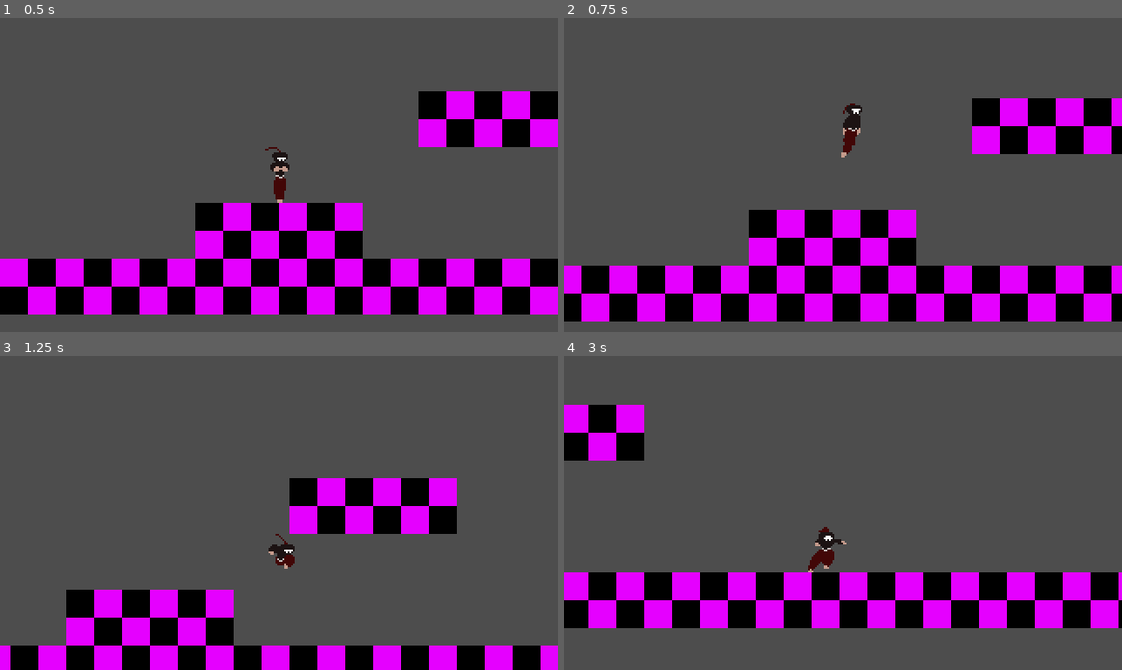
Above: before the commit, frames 1-4 (two rows, left to right).
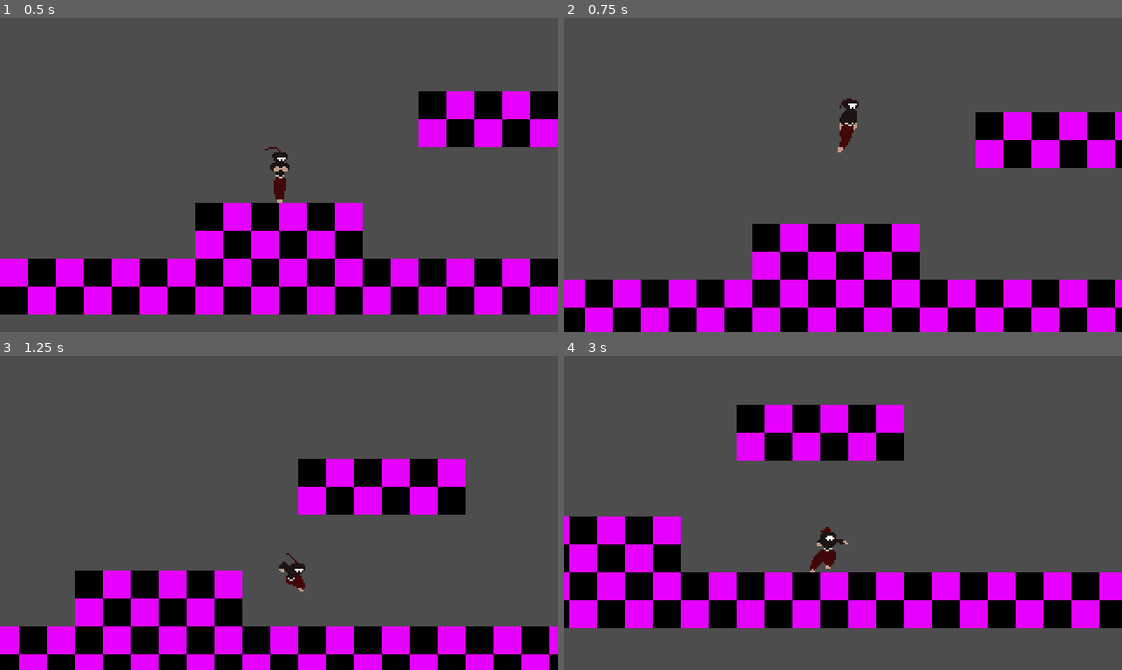
Above: after the commit, the same moments.

Repository: lowercasewords/shinobi-strike
Game: Godot game, scene res://scenes/levels/test_map.tscn
The game is run twice, just before and just after one commit, with the same random seed, the same clock (stepped at 60 frames per second) and the same inputs.
Inputs:
- Up to frame 1 (0.5 s): no input
- Up to frame 2 (0.75 s): tap Enter (ui_accept) at 0.5 s; hold Right (ui_right) from 0.53 s (still down)
- Up to frame 3 (1.25 s): keep holding Right (ui_right); tap Enter (ui_accept) at 0.77 s
- Up to frame 4 (3 s): tap Enter (ui_accept) at 1.52 s; release Right (ui_right) at 2.03 s; hold Left (ui_left) 2.03-2.78 s; hold Right (ui_right) from 2.78 s (still down)

Frame 1 is identical in both runs. In frame 2, 20% of the frame differs, in the area x 0-100%, y 25-100%; in frame 3, 20%; in frame 4, 24%, in the area x 0-100%, y 15-87%.

Commit message:
adjusted friction and acceleration be to be more responsive and less slippery, added a new fall animation, and made some tweaks to the player's jump and land states to improve the feel of the controls.

Diff:
--- a/project.godot
+++ b/project.godot
@@ -20,7 +20,7 @@
 window/size/viewport_width=320
 window/size/viewport_height=180
 window/size/window_width_override=1920
-window/size/window_height_override=1080
+window/size/window_height_override=720
 window/stretch/mode="viewport"
 window/stretch/scale_mode="integer"
 
--- a/scenes/player/Player.tscn
+++ b/scenes/player/Player.tscn
@@ -5,6 +5,8 @@
 [ext_resource type="Texture2D" uid="uid://bnj8pgapekeag" path="res://assets/sprites/player/player_fall_1.png" id="2_qsmrd"]
 [ext_resource type="Texture2D" uid="uid://df1n4onmri7yu" path="res://assets/sprites/player/player_stand_2.png" id="2_tpg5x"]
 [ext_resource type="Texture2D" uid="uid://clnmcfyounb31" path="res://assets/sprites/player/player_stand_3.png" id="3_c3xxp"]
+[ext_resource type="Texture2D" uid="uid://dttnn0ar6ir6e" path="res://assets/sprites/player/player_fall_2.png" id="3_ye1dr"]
+[ext_resource type="Texture2D" uid="uid://dhmjd1x5hyivp" path="res://assets/sprites/player/player_fall_3.png" id="4_bvphr"]
 [ext_resource type="Texture2D" uid="uid://csnowq2mpbgja" path="res://assets/sprites/player/player_stand_4.png" id="4_npwbq"]
 [ext_resource type="Texture2D" uid="uid://df707f7n24d1o" path="res://assets/sprites/player/player_stand_5.png" id="5_v42im"]
 [ext_resource type="Texture2D" uid="uid://fyroju00wulk" path="res://assets/sprites/player/player_walk_1.png" id="7_20koh"]
@@ -15,10 +17,9 @@
 [ext_resource type="Texture2D" uid="uid://bwl4adjgyisbc" path="res://assets/sprites/player/player_jump_3.png" id="9_p1lr0"]
 [ext_resource type="Texture2D" uid="uid://b63a6728t0j6c" path="res://assets/sprites/player/player_walk_3.png" id="9_rn7t0"]
 [ext_resource type="Texture2D" uid="uid://c5ggj6b33pbyb" path="res://assets/sprites/player/player_walk_4.png" id="10_8qjgm"]
-[ext_resource type="Texture2D" uid="uid://b4fk6117qyrsg" path="res://assets/sprites/player/player_jump_windup_1.png" id="10_ro0t8"]
-[ext_resource type="Texture2D" uid="uid://6ssnw87rl0xq" path="res://assets/sprites/player/player_jump_windup_2.png" id="11_8nn5r"]
+[ext_resource type="Texture2D" uid="uid://b4fk6117qyrsg" path="res://assets/sprites/player/player_jump_windup_2.png" id="10_ro0t8"]
+[ext_resource type="Texture2D" uid="uid://6ssnw87rl0xq" path="res://assets/sprites/player/player_jump_windup_1.png" id="11_8nn5r"]
 [ext_resource type="Script" uid="uid://bedamvreg4ic1" path="res://scenes/player/idle_state.gd" id="12_20koh"]
-[ext_resource type="Texture2D" uid="uid://bu73a1ixbigbm" path="res://assets/sprites/player/player_jump_windup_3.png" id="12_kvwax"]
 [ext_resource type="Script" uid="uid://bt4sxdqgb50lo" path="res://scenes/player/walk_state.gd" id="13_ov1oi"]
 [ext_resource type="Texture2D" uid="uid://buswhidteaars" path="res://assets/sprites/player/player_land_1.png" id="13_ro0t8"]
 [ext_resource type="Texture2D" uid="uid://chw05i2p6bd6n" path="res://assets/sprites/player/player_land_2.png" id="14_8nn5r"]
@@ -38,10 +39,16 @@
 "frames": [{
 "duration": 1.0,
 "texture": ExtResource("2_qsmrd")
+}, {
+"duration": 1.0,
+"texture": ExtResource("3_ye1dr")
+}, {
+"duration": 1.0,
+"texture": ExtResource("4_bvphr")
 }],
 "loop": true,
 "name": &"fall",
-"speed": 5.0
+"speed": 10.0
 }, {
 "frames": [{
 "duration": 1.0,
@@ -79,17 +86,14 @@
 }, {
 "frames": [{
 "duration": 1.0,
+"texture": ExtResource("11_8nn5r")
+}, {
+"duration": 1.0,
 "texture": ExtResource("10_ro0t8")
-}, {
-"duration": 1.0,
-"texture": ExtResource("11_8nn5r")
-}, {
-"duration": 1.0,
-"texture": ExtResource("12_kvwax")
 }],
 "loop": false,
 "name": &"jump_windup",
-"speed": 30.0
+"speed": 50.0
 }, {
 "frames": [{
 "duration": 1.0,
@@ -120,7 +124,7 @@
 }],
 "loop": true,
 "name": &"walk",
-"speed": 10.0
+"speed": 14.0
 }, {
 "frames": [{
 "duration": 1.0,
@@ -159,7 +163,7 @@
 
 [node name="AnimatedSprite2D" type="AnimatedSprite2D" parent="." unique_id=1994341334]
 sprite_frames = SubResource("SpriteFrames_v6fml")
-animation = &"fall"
+animation = &"jump_windup"
 autoplay = "idle"
 
 [node name="CollisionShape2D" type="CollisionShape2D" parent="." unique_id=2065698952]
--- a/scenes/player/fall_state.gd
+++ b/scenes/player/fall_state.gd
@@ -5,5 +5,6 @@
 	player.animated_sprite.play("fall")
 
 func physics_update(_delta: float) -> void:
+	super.physics_update(_delta)
 	if not check_airbone_transitions():
 		basic_movement(_delta, player.SPEED)
--- a/scenes/player/idle_state.gd
+++ b/scenes/player/idle_state.gd
@@ -7,6 +7,7 @@
 	player.animated_sprite.play("idle")
 
 func physics_update(_delta: float) -> void:
+	super.physics_update(_delta)
 	check_grounded_transitions()
 
 func _on_animation_finished():
--- a/scenes/player/jump_state.gd
+++ b/scenes/player/jump_state.gd
@@ -9,6 +9,7 @@
 		player.velocity.y += player.JUMP_VELOCITY
 
 func physics_update(_delta: float) -> void:
+	super.physics_update(_delta)
 	if not check_airbone_transitions():
 		basic_movement(_delta, player.SPEED)
 
--- a/scenes/player/land_state.gd
+++ b/scenes/player/land_state.gd
@@ -4,5 +4,6 @@
 	player.animated_sprite.play("land")
 
 func physics_update(_delta: float) -> void:
+	super.physics_update(_delta)
 	check_grounded_transitions()
 	basic_movement(_delta, player.SPEED)
--- a/scenes/player/player.gd
+++ b/scenes/player/player.gd
@@ -1,6 +1,6 @@
 class_name Player extends CharacterBody2D
 
-const SPEED = 300.0
+const SPEED = 200.0
 const JUMP_VELOCITY = -300.0
 
 @onready var animated_sprite: AnimatedSprite2D = $AnimatedSprite2D
@@ -43,6 +43,7 @@
 		velocity.y += gravity * delta
 
 	# Calculate state physics
+
 	state_machine.current_state.physics_update(delta)
 
 	move_and_slide()
--- a/scenes/player/walk_state.gd
+++ b/scenes/player/walk_state.gd
@@ -1,8 +1,10 @@
 class_name WalkState extends GroundedState
 
-const TURN_FRICTION = FRICTION*20
+const TURN_ACCELERATION = ACCELERATION*3
+const TURN_SPEED_THRESHOLD = 10
+#const MAX_SPEED: float = 300.0
+var windup_movement = 100.0
 
-var windup_movement = 100.0
 func enter() -> void:
 	# Play walk animation here if you have one
 	player.animated_sprite.play("walk_windup")
@@ -11,14 +13,25 @@
 	if player.is_on_floor():
 		player.animated_sprite.play("walk")
 
+func physics_update(_delta: float) -> void:
+	super.physics_update(_delta)
 
-func physics_update(_delta: float) -> void:
-	if player.just_changed_directions:
+	# Scale the walking animation depending on the speed
+	if player.animated_sprite.animation == "walk":
+		var speed_ratio = max(abs(player.velocity.x) / player.SPEED, 0.5)
+		player.animated_sprite.speed_scale = speed_ratio
+
+	# Changing walking direction
+	if player.just_changed_directions and abs(player.velocity.x) > TURN_SPEED_THRESHOLD/3:
 		player.animated_sprite.play("walk_turn")
-		friction = TURN_FRICTION
+
+	# Friction is adjusted during turning
+	if player.animated_sprite.animation == "walk_turn" and player.animated_sprite.is_playing():
+		acceleration = TURN_ACCELERATION
 	else:
-		friction = FRICTION
+		acceleration = FRICTION
 
+	# Stopping with a smooth animation
 	var new_state: String = check_grounded_transitions()
 	if new_state == StateMachine.IDLE:
 		player.animated_sprite.play_backwards("walk_windup")
--- a/scenes/state.gd
+++ b/scenes/state.gd
@@ -2,13 +2,19 @@
 
 @onready var player: Player = owner
 
-# Abstract class for entities that need complex states
+# Base state class for entities that need complex states
+
+const ACCELERATION: float = 200.0
+const FRICTION: float = 740.0
+var friction: float = FRICTION
+var acceleration: float = ACCELERATION
 
 signal transitioned(new_state_name: String)
 func enter(): pass
 func exit(): pass
 func update(_delta: float): pass
-func physics_update(_delta: float): pass
+func physics_update(_delta: float) -> void:
+	player.animated_sprite.speed_scale = 1
 func windup_finsh() -> void: pass
 func _on_animation_finished(): pass
 
@@ -17,23 +23,12 @@
 		await player.ready
 		player.animated_sprite.animation_finished.connect(_on_animation_finished)
 
-const ACCELERATION: float = 300.0
-const FRICTION: float = 1200.0
-var friction: float = FRICTION
-var acceleration: float = ACCELERATION
-
 func basic_movement(delta: float, max_speed: float):
-	if player.direction:
-		# 2. Determine target velocity
-		var target_velocity = player.direction * max_speed
-
-		if player.direction != 0:
-			# 3. Accelerate towards target
-			player.velocity.x = move_toward(player.velocity.x, target_velocity, acceleration * delta)
-		else:
-			# 4. Apply friction (slow down)
-			player.velocity.x = move_toward(player.velocity.x, 0, friction * delta)
-
+	# Determine target velocity
+	var target_velocity = player.direction * max_speed
+	# Player wants to move
+	if player.direction != 0:
+		player.velocity.x = move_toward(player.velocity.x, target_velocity, acceleration * delta)
 	else:
-		# Smoothly slow down
-		player.velocity.x = move_toward(player.velocity.x, 0, max_speed * delta)
+		# Apply friction (slow down)
+		player.velocity.x = move_toward(player.velocity.x, 0, friction * delta)
Binary file changed: assets/sprites/player/player_fall_1.png
Binary file added: assets/sprites/player/player_fall_2.png
Not shown, changed: assets/sprites/player/player_fall_2.png.import
Binary file added: assets/sprites/player/player_fall_3.png
Not shown, changed: assets/sprites/player/player_fall_3.png.import
Binary file changed: assets/sprites/player/player_jump_windup_1.png
Binary file changed: assets/sprites/player/player_jump_windup_2.png
Not shown, changed: assets/sprites/player/player_jump_windup_2.png.import
Binary file removed: assets/sprites/player/player_jump_windup_3.png
Not shown, changed: assets/sprites/player/piskel/player_fall_.piskel
Not shown, changed: documents/checklist.md
